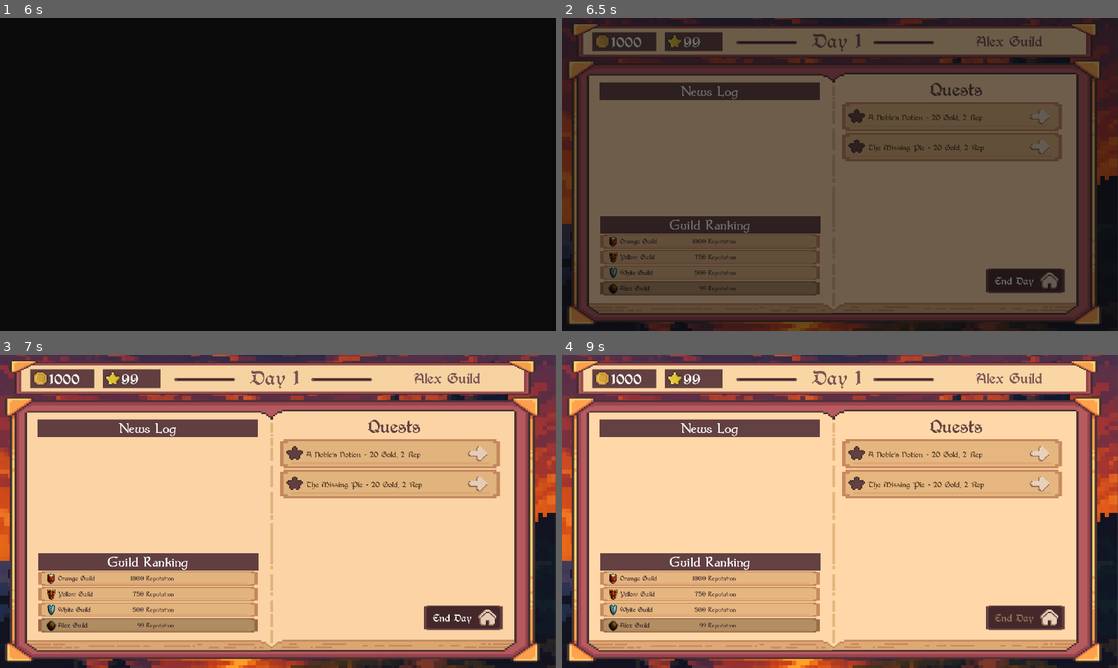
Above: before the commit, frames 1-4 (two rows, left to right).
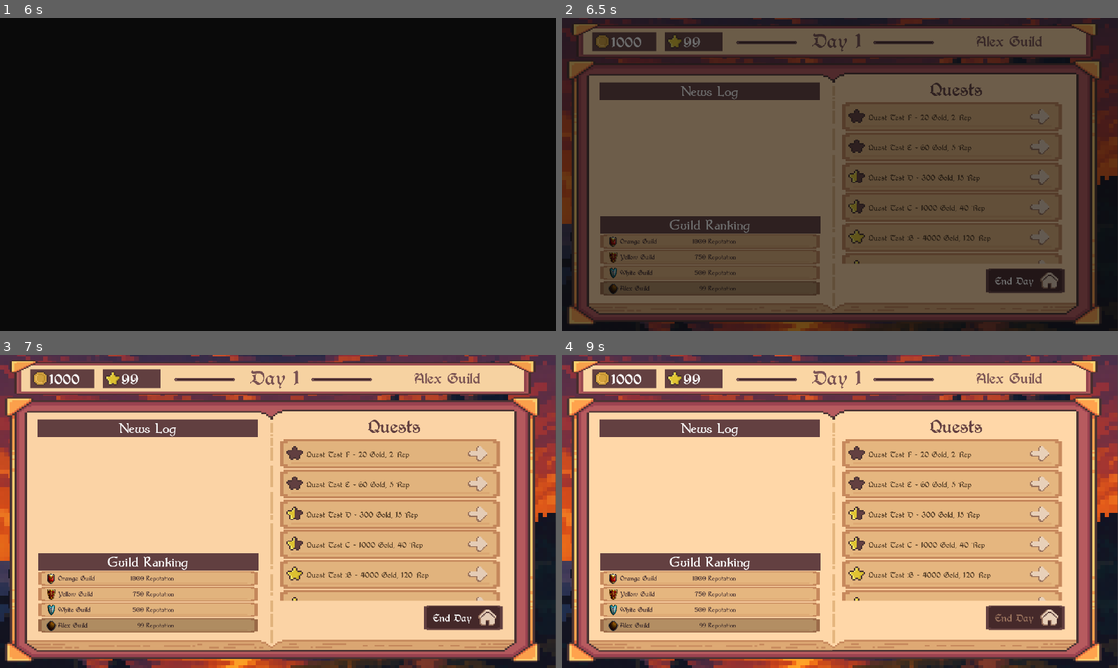
Above: after the commit, the same moments.

Repository: igoralves3/BrackeysGameJamIgorJoaoRodrigo
Game: Godot game, scene res://Scenes/main_menu.tscn
Two runs of this game, one before a commit and one after it. Both use one fixed random seed, a clock stepped at 60 frames per second and the inputs below.
Inputs (mouse positions are in pixels of both pictures, inside the frame that each line leads up to):
- Up to frame 1 (6 s): click "Play Game" at 0.5 s; click (278, 199) at 1.27 s; type "Alex" at 1.35 s; move the mouse to (400, 158) at 2.02 s; move the mouse to (166, 190) at 2.77 s; move the mouse to (333, 105) at 3.52 s; move the mouse to (250, 237) at 4.27 s; tap Enter at 5 s; move the mouse to (444, 221) at 5.02 s; move the mouse to (111, 127) at 5.77 s
- Up to frame 2 (6.5 s): no input
- Up to frame 3 (7 s): click (478, 455) at 6.52 s
- Up to frame 4 (9 s): click (1040, 455) at 7.27 s; click "Back to Lobby" at 8 s; click "End Day" at 8.75 s

Frame 1 is identical in both runs. In frame 2, 3.1% of the frame differs, in the area x 50-90%, y 30-79%; in frame 3, 12%; in frame 4, 12%.

Commit message:
Minor fix on calculation and quest display

Diff:
--- a/bragamejam2025.2_guildmaster/Scenes/BookPages/quest_man_selection.tscn
+++ b/bragamejam2025.2_guildmaster/Scenes/BookPages/quest_man_selection.tscn
@@ -62,6 +62,36 @@
 [node name="CharacterSlotsContainer" type="VBoxContainer" parent="LeftPage_BG/ScrollContainer"]
 layout_mode = 2
 
+[node name="BackButton" type="TextureButton" parent="LeftPage_BG"]
+layout_mode = 0
+offset_left = 22.0
+offset_top = 685.0
+offset_right = 293.0
+offset_bottom = 776.0
+texture_normal = ExtResource("13_3d861")
+stretch_mode = 0
+
+[node name="BackToLobbyLabel" type="Label" parent="LeftPage_BG/BackButton"]
+layout_mode = 0
+offset_left = 71.0
+offset_top = 24.0
+offset_right = 251.0
+offset_bottom = 81.0
+mouse_filter = 1
+theme_override_fonts/font = ExtResource("7_e34ok")
+theme_override_font_sizes/font_size = 20
+text = "Back to Lobby"
+vertical_alignment = 1
+
+[node name="TextureRect" type="TextureRect" parent="LeftPage_BG/BackButton"]
+layout_mode = 0
+offset_left = 17.0
+offset_top = 30.0
+offset_right = 66.0
+offset_bottom = 70.0
+texture = ExtResource("14_74gqe")
+flip_h = true
+
 [node name="RightPage_BG" type="NinePatchRect" parent="."]
 layout_mode = 0
 offset_left = 917.0
@@ -223,19 +253,20 @@
 [node name="SuccessChance" type="TextureRect" parent="RightPage_BG/PartySlots/VBoxContainer/OutcomeContainer"]
 modulate = Color(1, 1, 1, 0.937255)
 layout_mode = 0
-offset_left = 32.0
-offset_top = 20.0
-offset_right = 243.0
-offset_bottom = 89.0
+offset_left = -5.0
+offset_top = 22.0
+offset_right = 229.0
+offset_bottom = 102.0
 texture = ExtResource("3_1miym")
 
 [node name="SuccessLabel" type="Label" parent="RightPage_BG/PartySlots/VBoxContainer/OutcomeContainer/SuccessChance"]
 layout_mode = 0
-offset_left = 12.0
-offset_top = 7.0
-offset_right = 195.0
-offset_bottom = 28.0
-theme_override_fonts/font = ExtResource("7_e34ok")
+offset_left = 11.0
+offset_top = 5.0
+offset_right = 225.0
+offset_bottom = 34.0
+theme_override_fonts/font = ExtResource("7_e34ok")
+theme_override_font_sizes/font_size = 19
 text = "Success Chance:"
 horizontal_alignment = 1
 vertical_alignment = 1
@@ -243,32 +274,33 @@
 
 [node name="TextureRect" type="TextureRect" parent="RightPage_BG/PartySlots/VBoxContainer/OutcomeContainer/SuccessChance"]
 layout_mode = 0
-offset_left = 1.0
-offset_top = 25.0
-offset_right = 207.0
-offset_bottom = 66.0
+offset_left = 4.0
+offset_top = 29.0
+offset_right = 228.0
+offset_bottom = 75.0
 texture = ExtResource("13_daaas")
 expand_mode = 1
 
 [node name="SuccessIndicatorLabel" type="Label" parent="RightPage_BG/PartySlots/VBoxContainer/OutcomeContainer/SuccessChance/TextureRect"]
-self_modulate = Color(0.392157, 0.0588235, 0.0196078, 1)
-layout_mode = 0
-offset_left = 6.0
-offset_top = 7.0
-offset_right = 197.0
-offset_bottom = 37.0
-theme_override_font_sizes/font_size = 21
+self_modulate = Color(1, 0.0823529, 0.0313726, 1)
+layout_mode = 0
+offset_left = 17.0
+offset_top = 6.0
+offset_right = 208.0
+offset_bottom = 42.0
+theme_override_font_sizes/font_size = 26
 text = "VERY LIKELY"
 horizontal_alignment = 1
 vertical_alignment = 1
 
 [node name="BalanceAfterPayouts" type="TextureRect" parent="RightPage_BG/PartySlots/VBoxContainer/OutcomeContainer"]
 layout_mode = 0
-offset_left = 289.0
+offset_left = 264.0
 offset_right = 768.0
-offset_bottom = 95.0
+offset_bottom = 110.0
 
 [node name="Label" type="Label" parent="RightPage_BG/PartySlots/VBoxContainer/OutcomeContainer/BalanceAfterPayouts"]
+visible = false
 modulate = Color(0.388235, 0.25098, 0.254902, 1)
 layout_mode = 0
 offset_left = -14.0
@@ -282,9 +314,9 @@
 
 [node name="TextureRect" type="TextureRect" parent="RightPage_BG/PartySlots/VBoxContainer/OutcomeContainer/BalanceAfterPayouts"]
 layout_mode = 0
-offset_left = -18.0
-offset_top = 33.0
-offset_right = 475.0
+offset_left = -24.0
+offset_top = 13.0
+offset_right = 502.0
 offset_bottom = 112.0
 texture = ExtResource("3_1miym")
 
@@ -297,10 +329,10 @@
 
 [node name="PayLabel" type="Label" parent="RightPage_BG/PartySlots/VBoxContainer/OutcomeContainer/BalanceAfterPayouts/TextureRect/Payout"]
 layout_mode = 0
-offset_left = 3.0
-offset_top = 6.0
-offset_right = 149.0
-offset_bottom = 43.0
+offset_left = -1.0
+offset_top = 3.0
+offset_right = 145.0
+offset_bottom = 40.0
 theme_override_fonts/font = ExtResource("7_e34ok")
 theme_override_font_sizes/font_size = 20
 text = "Quest Pay:"
@@ -318,10 +350,10 @@
 
 [node name="PayValue" type="Label" parent="RightPage_BG/PartySlots/VBoxContainer/OutcomeContainer/BalanceAfterPayouts/TextureRect/Payout"]
 layout_mode = 0
-offset_left = 224.0
-offset_top = 14.0
-offset_right = 328.0
-offset_bottom = 44.0
+offset_left = 360.0
+offset_top = 8.0
+offset_right = 464.0
+offset_bottom = 38.0
 theme_override_fonts/font = ExtResource("7_e34ok")
 theme_override_font_sizes/font_size = 16
 text = "+ 50 Gold"
@@ -338,10 +370,10 @@
 
 [node name="FeeLabel" type="Label" parent="RightPage_BG/PartySlots/VBoxContainer/OutcomeContainer/BalanceAfterPayouts/TextureRect/Fee"]
 layout_mode = 0
-offset_left = 1.0
-offset_top = 8.0
-offset_right = 213.0
-offset_bottom = 44.0
+offset_left = -2.0
+offset_top = 2.0
+offset_right = 210.0
+offset_bottom = 38.0
 theme_override_fonts/font = ExtResource("7_e34ok")
 theme_override_font_sizes/font_size = 20
 text = "Adventureres fee:"
@@ -361,10 +393,10 @@
 [node name="FeeValue" type="Label" parent="RightPage_BG/PartySlots/VBoxContainer/OutcomeContainer/BalanceAfterPayouts/TextureRect/Fee"]
 self_modulate = Color(0.905882, 0.313726, 0.235294, 1)
 layout_mode = 0
-offset_left = 220.0
-offset_top = 11.0
-offset_right = 328.0
-offset_bottom = 41.0
+offset_left = 358.0
+offset_top = 5.0
+offset_right = 466.0
+offset_bottom = 35.0
 theme_override_fonts/font = ExtResource("7_e34ok")
 theme_override_font_sizes/font_size = 16
 text = "- 50 Gold"
@@ -381,38 +413,39 @@
 
 [node name="FeeLabel" type="Label" parent="RightPage_BG/PartySlots/VBoxContainer/OutcomeContainer/BalanceAfterPayouts/TextureRect/Total"]
 layout_mode = 0
-offset_left = 29.0
-offset_top = 1.0
-offset_right = 122.0
-offset_bottom = 41.0
-theme_override_fonts/font = ExtResource("7_e34ok")
-text = "Total:"
-horizontal_alignment = 1
-vertical_alignment = 1
+offset_left = -320.0
+offset_top = 72.0
+offset_right = 76.0
+offset_bottom = 104.0
+theme_override_fonts/font = ExtResource("7_e34ok")
+theme_override_font_sizes/font_size = 16
+text = "Estimated Earnings if Success:"
+autowrap_mode = 2
 
 [node name="GoldCoin" type="TextureRect" parent="RightPage_BG/PartySlots/VBoxContainer/OutcomeContainer/BalanceAfterPayouts/TextureRect/Total"]
 layout_mode = 0
-offset_left = 123.0
-offset_top = 22.0
-offset_right = 162.0
-offset_bottom = 62.0
+offset_left = 159.0
+offset_top = 36.0
+offset_right = 198.0
+offset_bottom = 76.0
 scale = Vector2(0.8, 0.8)
 texture = ExtResource("9_moi7u")
 
 [node name="TotalValue" type="Label" parent="RightPage_BG/PartySlots/VBoxContainer/OutcomeContainer/BalanceAfterPayouts/TextureRect/Total"]
 layout_mode = 0
-offset_left = 30.0
-offset_top = 29.0
-offset_right = 120.0
-offset_bottom = 86.0
+offset_left = 4.0
+offset_top = 54.0
+offset_right = 145.0
+offset_bottom = 111.0
 theme_override_fonts/font = ExtResource("7_e34ok")
 theme_override_font_sizes/font_size = 16
 text = "+20000 Gold"
-horizontal_alignment = 1
+horizontal_alignment = 2
 vertical_alignment = 1
 autowrap_mode = 2
 
 [node name="StartQuestButton" type="TextureButton" parent="RightPage_BG"]
+visible = false
 layout_mode = 0
 offset_left = 543.0
 offset_top = 694.0
@@ -441,39 +474,30 @@
 offset_bottom = 70.0
 texture = ExtResource("14_74gqe")
 
-[node name="BackButton" type="TextureButton" parent="RightPage_BG"]
-layout_mode = 0
-offset_left = -827.0
-offset_top = 689.0
-offset_right = -556.0
-offset_bottom = 780.0
-texture_normal = ExtResource("13_3d861")
-stretch_mode = 0
-
-[node name="BackToLobbyLabel" type="Label" parent="RightPage_BG/BackButton"]
-layout_mode = 0
-offset_left = 71.0
-offset_top = 24.0
-offset_right = 251.0
-offset_bottom = 81.0
-mouse_filter = 1
-theme_override_fonts/font = ExtResource("7_e34ok")
-theme_override_font_sizes/font_size = 20
-text = "Back to Lobby"
-vertical_alignment = 1
-
-[node name="TextureRect" type="TextureRect" parent="RightPage_BG/BackButton"]
-layout_mode = 0
-offset_left = 17.0
-offset_top = 30.0
-offset_right = 66.0
-offset_bottom = 70.0
-texture = ExtResource("14_74gqe")
-flip_h = true
-
+[node name="CantPay" type="TextureRect" parent="RightPage_BG"]
+visible = false
+layout_mode = 0
+offset_left = 203.0
+offset_top = 692.0
+offset_right = 672.0
+offset_bottom = 779.0
+texture = ExtResource("3_1miym")
+
+[node name="Label" type="Label" parent="RightPage_BG/CantPay"]
+self_modulate = Color(0.905882, 0.313726, 0.235294, 1)
+layout_mode = 0
+offset_right = 467.0
+offset_bottom = 104.0
+theme_override_fonts/font = ExtResource("7_e34ok")
+theme_override_font_sizes/font_size = 40
+text = "Not Enough Gold"
+horizontal_alignment = 1
+vertical_alignment = 1
+metadata/_edit_lock_ = true
+
+[connection signal="mouse_entered" from="LeftPage_BG/BackButton" to="." method="_on_back_button_mouse_entered"]
+[connection signal="mouse_exited" from="LeftPage_BG/BackButton" to="." method="_on_back_button_mouse_exited"]
+[connection signal="pressed" from="LeftPage_BG/BackButton" to="." method="_on_back_button_pressed"]
 [connection signal="mouse_entered" from="RightPage_BG/StartQuestButton" to="." method="_on_start_quest_button_mouse_entered"]
 [connection signal="mouse_exited" from="RightPage_BG/StartQuestButton" to="." method="_on_start_quest_button_mouse_exited"]
 [connection signal="pressed" from="RightPage_BG/StartQuestButton" to="." method="_on_start_quest_button_pressed"]
-[connection signal="mouse_entered" from="RightPage_BG/BackButton" to="." method="_on_back_button_mouse_entered"]
-[connection signal="mouse_exited" from="RightPage_BG/BackButton" to="." method="_on_back_button_mouse_exited"]
-[connection signal="pressed" from="RightPage_BG/BackButton" to="." method="_on_back_button_pressed"]
--- a/bragamejam2025.2_guildmaster/Scenes/Components/news_log.tscn
+++ b/bragamejam2025.2_guildmaster/Scenes/Components/news_log.tscn
@@ -15,11 +15,12 @@
 self_modulate = Color(0.388235, 0.25098, 0.254902, 1)
 custom_minimum_size = Vector2(0, 60)
 layout_mode = 0
-offset_left = 21.0
-offset_top = 24.0
+offset_left = 31.0
+offset_top = 10.0
 offset_right = 715.0
 offset_bottom = 84.0
 theme_override_fonts/font = ExtResource("2_1sjt5")
 theme_override_font_sizes/font_size = 16
 text = " - Evento Randomico em Tal Area Evento Randomico em Tal Area Evento Randomico em Tal Area Evento Randomico em Tal Area"
+vertical_alignment = 1
 autowrap_mode = 2
--- a/bragamejam2025.2_guildmaster/Scenes/Components/quest_log_end_summary.tscn
+++ b/bragamejam2025.2_guildmaster/Scenes/Components/quest_log_end_summary.tscn
@@ -17,7 +17,6 @@
 script = ExtResource("2_6m1p7")
 
 [node name="QuestEndLogContainer" type="VBoxContainer" parent="."]
-visible = false
 layout_mode = 0
 offset_left = 32.0
 offset_top = 10.0
@@ -163,11 +162,12 @@
 layout_mode = 2
 
 [node name="DDQuestContinueContainer" type="VBoxContainer" parent="."]
+visible = false
 layout_mode = 0
-offset_left = 23.0
+offset_left = 30.0
 offset_top = 19.0
-offset_right = 555.0
-offset_bottom = 146.0
+offset_right = 722.0
+offset_bottom = 129.0
 
 [node name="DoubleDownLabel" type="Label" parent="DDQuestContinueContainer"]
 self_modulate = Color(0.388235, 0.25098, 0.254902, 1)
--- a/bragamejam2025.2_guildmaster/Scripts/Classes/quest.gd
+++ b/bragamejam2025.2_guildmaster/Scripts/Classes/quest.gd
@@ -26,8 +26,8 @@
 
 var questinfo = "Quest info here"
 
-@export var Rank = "F"
-@export var difficulty = 1
+var Rank = "F"
+var difficulty = 1
 
 func setQuest(qrep,qgold,qname,qdiff):
 	rep = qrep
@@ -39,6 +39,21 @@
 	finalGold = qgold
 	finalRep = qrep
 
+	if qdiff < 10:
+		Rank = "F"
+	elif qdiff >= 10 and qdiff < 40:
+		Rank = "E"
+	elif qdiff >= 40 and qdiff < 160:
+		Rank = "D"
+	elif qdiff >= 160 and qdiff < 480:
+		Rank = "C"
+	elif qdiff >= 180 and qdiff < 1440:
+		Rank = "B"
+	elif qdiff >= 1440 and qdiff < 3900:
+		Rank = "A"
+	elif qdiff >= 3900:
+		Rank = "S"
+
 func addAdventurer(adv: adventurer):
 	questAdventurers.append(adv)
 
--- a/bragamejam2025.2_guildmaster/Scripts/Singletons/Spawner.gd
+++ b/bragamejam2025.2_guildmaster/Scripts/Singletons/Spawner.gd
@@ -393,3 +393,85 @@
 		auxnewa.setAdventurer(characterName,"female",newAdvRank)
 
 	return auxnewa
+
+
+
+func spawnTestPool():
+
+	## ADVENTURERS TEST
+	const nadv = preload("res://Scripts/Classes/adventurer.gd")
+	var auxnewa = adventurer.new()
+	auxnewa.setAdventurer("Adv Rank F","male","F")
+	Globals.knownAdventurers.append(auxnewa)
+
+	auxnewa = adventurer.new()
+	auxnewa.setAdventurer("Adv Rank E","male","E")
+	Globals.knownAdventurers.append(auxnewa)
+
+	auxnewa = adventurer.new()
+	auxnewa.setAdventurer("Adv Rank D","male","D")
+	Globals.knownAdventurers.append(auxnewa)
+
+	auxnewa = adventurer.new()
+	auxnewa.setAdventurer("Adv Rank C","male","C")
+	Globals.knownAdventurers.append(auxnewa)
+
+	auxnewa = adventurer.new()
+	auxnewa.setAdventurer("Adv Rank B","male","B")
+	Globals.knownAdventurers.append(auxnewa)
+
+	auxnewa = adventurer.new()
+	auxnewa.setAdventurer("Adv Rank A","male","A")
+	Globals.knownAdventurers.append(auxnewa)
+
+	auxnewa = adventurer.new()
+	auxnewa.setAdventurer("MISTER S","male","S")
+	Globals.knownAdventurers.append(auxnewa)
+
+
+	const nq = preload("res://Scripts/Classes/quest.gd")
+
+	## F
+	var q = nq.new()
+	q.setQuest(2,20,"Quest Test F", 1)
+	q.questinfo = "Quest Test Rank: F"
+	Globals.availableQuests.append(q)
+
+	## E
+	q = nq.new()
+	q.setQuest(5,60,"Quest Test E", 10)
+	q.questinfo = "Quest Test Rank: E"
+	Globals.availableQuests.append(q)
+
+
+
+	## D
+	q = nq.new()
+	q.setQuest(15,300,"Quest Test D", 40)
+	q.questinfo = "Quest Test Rank: D"
+	Globals.availableQuests.append(q)
+
+
+	## C
+	q = nq.new()
+	q.setQuest(40,1000,"Quest Test C", 160)
+	q.questinfo = "Quest Test Rank: C"
+	Globals.availableQuests.append(q)
+
+	## B
+	q = nq.new()
+	q.setQuest(120,4000,"Quest Test B", 480)
+	q.questinfo = "Quest Test Rank: B"
+	Globals.availableQuests.append(q)
+
+	## A
+	q = nq.new()
+	q.setQuest(300,12000,"Quest Test A", 1440)
+	q.questinfo = "Quest Test Rank: A"
+	Globals.availableQuests.append(q)
+
+	## S
+	q = nq.new()
+	q.setQuest(1500,50000,"Quest Test S", 3900)
+	q.questinfo = "Quest Test Rank: S"
+	Globals.availableQuests.append(q)
--- a/bragamejam2025.2_guildmaster/Scripts/guild_lobby.gd
+++ b/bragamejam2025.2_guildmaster/Scripts/guild_lobby.gd
@@ -21,6 +21,9 @@
 	var auxnewa = Spawner.spawnNewAdventurer()
 	#adc no globals o adv
 	Globals.knownAdventurers.append(auxnewa)
+
+
+	Spawner.spawnTestPool()
 
 	#var auxnewa2 = Spawner.spawnNewAdventurer()
 	#adc no globals o adv
--- a/bragamejam2025.2_guildmaster/Scripts/quest_label.gd
+++ b/bragamejam2025.2_guildmaster/Scripts/quest_label.gd
@@ -18,7 +18,7 @@
 	elif q.difficulty > 160 and q.difficulty <= 1440:
 		difrepIcon.texture = load("res://Resources/Sprites/UI_TravelBook_IconStar01a.png")
 	else:
-		difrepIcon.texture = load("res://Resources/Sprites/UI_TravelBook_IconStar01a-1.png.png")
+		difrepIcon.texture = load("res://Resources/Sprites/UI_TravelBook_IconStar01a-1.png-1.png.png")
 
 	if q.onGoing == true:
 		self.modulate = Color("#565656")
--- a/bragamejam2025.2_guildmaster/Scripts/quest_man_selection.gd
+++ b/bragamejam2025.2_guildmaster/Scripts/quest_man_selection.gd
@@ -31,12 +31,19 @@
 
 	#caso aconteça alguma mudança no rooster dos personagens selecionados pra quest atual
 	if Globals.partyNow.size()!=auxPartyCounter and Globals.questAux!=null:
+		$RightPage_BG/CantPay.visible = false
 		attPartyCharactersDisplay()
 		attGuildCharacterStatus()
+		attQuestChancesandPayouts()
 		auxPartyCounter = Globals.partyNow.size()
 		if Globals.partyNow.size() > 0:
 			attQuestChancesandPayouts()
-			$RightPage_BG/StartQuestButton.visible = true
+			if canPayFee():
+				$RightPage_BG/StartQuestButton.visible = true
+				$RightPage_BG/CantPay.visible = false
+			else:
+				$RightPage_BG/StartQuestButton.visible = false
+				$RightPage_BG/CantPay.visible = true
 		else:
 			outComeContainer.visible = false
 			$RightPage_BG/StartQuestButton.visible = false
@@ -63,13 +70,15 @@
 	var succChance = auxdiff/percentile
 
 	if Globals.questAux.Rank == "F":
+		print("here if f")
 		successIndicatorLabel.text = "VERY LIKELY"
 		successIndicatorLabel.self_modulate = Color("55a965")
 		Globals.questAux.chanceOfSuccess = "VERY LIKELY"
 	else:
+		print("here else")
 		if succChance < -80:
 			successIndicatorLabel.text = "VERY UNLIKELY"
-			successIndicatorLabel.self_modulate = Color("640f05")
+			successIndicatorLabel.self_modulate = Color("ff1508")
 			Globals.questAux.chanceOfSuccess = "VERY UNLIKELY"
 		elif succChance < -80 and succChance > -30:
 			successIndicatorLabel.text = "UNLIKELY"
@@ -95,8 +104,8 @@
 	for adv in Globals.partyNow:
 		feeTotalValue = feeTotalValue + adv.getAdventurerFee()
 
-	FeeValueLabel.text = "-" + str(feeTotalValue)
-	TotalValueLabel.text = str(feeTotalValue - Globals.questAux.gold)
+	FeeValueLabel.text = str(feeTotalValue*-1)
+	TotalValueLabel.text = str((feeTotalValue*-1) + Globals.questAux.gold)
 
 func attQuestInfos():
 	currQuestNameLabel.text = str(Globals.questAux.questname)
@@ -127,7 +136,29 @@
 		charactersContainer.add_child(advlabel)
 		advlabel.setAdventurer(adv)
 
+func canPayFee():
+
+	var goldcost = 0
+	for adv in Globals.partyNow:
+		goldcost = adv.getAdventurerFee() + goldcost
+
+	## if can pay
+	if Globals.totalgold >= goldcost:
+			return true
+	return false
+
+
 func _on_back_button_pressed() -> void:
+
+	for p in playerSlots:
+		p._on_pressed()
+
+	outComeContainer.visible = false
+	attPartyCharactersDisplay()
+	attGuildCharacterStatus()
+	$RightPage_BG/CantPay.visible = false
+	#Globals.removeParty(localAdvReference)
+
 	get_tree().get_root().get_node("Main").changeBookPage("lobby")
 	SoundManager.pickButtonSFX(randi() % 3)
 	has_been_visible_and_processed = false
@@ -154,9 +185,9 @@
 			Globals.partyNow.clear()
 			Globals.startActiveQuest()
 
-		get_tree().get_root().get_node("Main").changeBookPage("lobby")
-		SoundManager.pickButtonSFX(randi() % 3)
-		has_been_visible_and_processed = false
+			get_tree().get_root().get_node("Main").changeBookPage("lobby")
+			SoundManager.pickButtonSFX(randi() % 3)
+			has_been_visible_and_processed = false
 
 
 func _on_start_quest_button_mouse_entered() -> void:
@@ -167,11 +198,10 @@
 	$RightPage_BG/StartQuestButton/StartQuestLabel.modulate = Color("ffffff")
 	$RightPage_BG/StartQuestButton/TextureRect.texture = load("res://Resources/Sprites/UI_TravelBook_IconArrow01a.png")
 
-
 func _on_back_button_mouse_entered() -> void:
-	$RightPage_BG/BackButton/BackToLobbyLabel.modulate = Color("d2b1b0")
-	$RightPage_BG/BackButton/TextureRect.texture = load("res://Resources/Sprites/UI_TravelBook_IconArrow01a-1PRESSED.png")
+	$LeftPage_BG/BackButton/BackToLobbyLabel.modulate = Color("d2b1b0")
+	$LeftPage_BG/BackButton/TextureRect.texture = load("res://Resources/Sprites/UI_TravelBook_IconArrow01a-1PRESSED.png")
 
 func _on_back_button_mouse_exited() -> void:
-	$RightPage_BG/BackButton/BackToLobbyLabel.modulate = Color("ffffff")
-	$RightPage_BG/BackButton/TextureRect.texture = load("res://Resources/Sprites/UI_TravelBook_IconArrow01a.png")
+	$LeftPage_BG/BackButton/BackToLobbyLabel.modulate = Color("ffffff")
+	$LeftPage_BG/BackButton/TextureRect.texture = load("res://Resources/Sprites/UI_TravelBook_IconArrow01a.png")
Binary file added: bragamejam2025.2_guildmaster/Resources/Sprites/UI_TravelBook_IconStar01a-1.png-1.png.png
Not shown, added: bragamejam2025.2_guildmaster/Resources/Sprites/UI_TravelBook_IconStar01a-1.png-1.png.png.import
